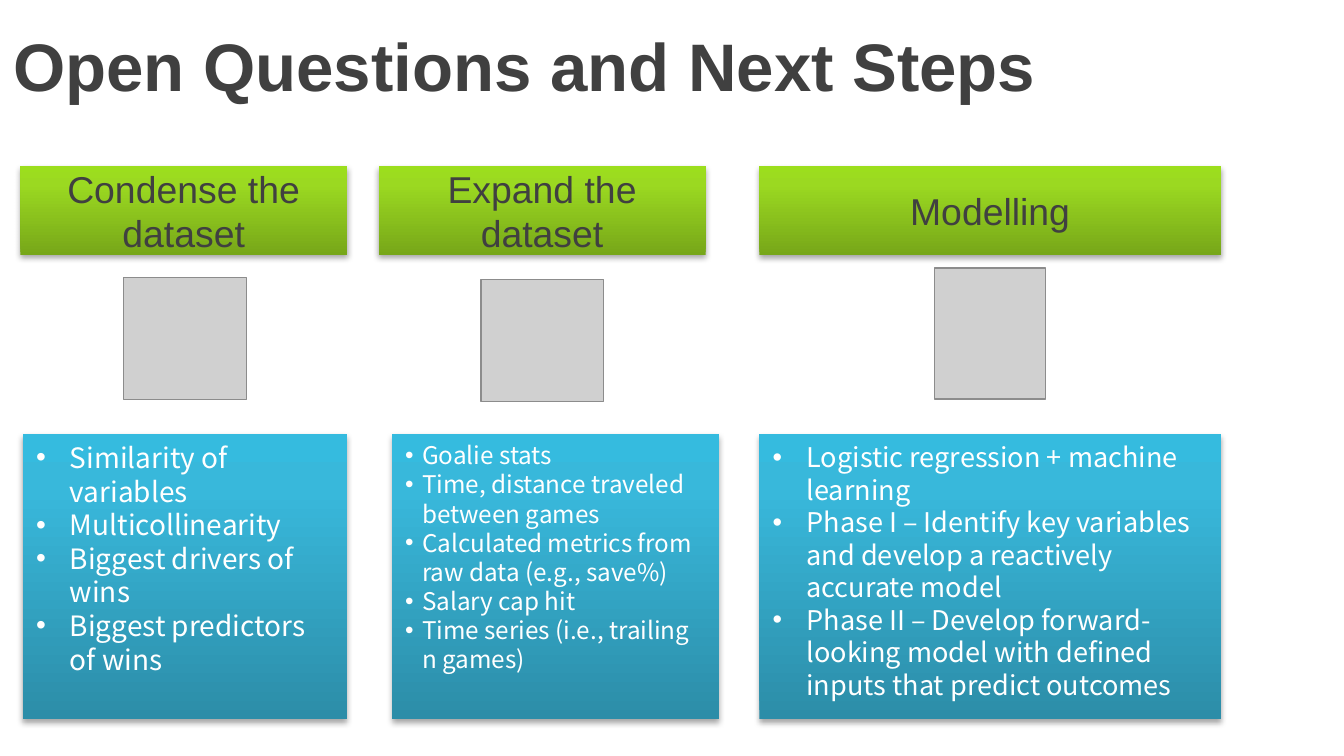
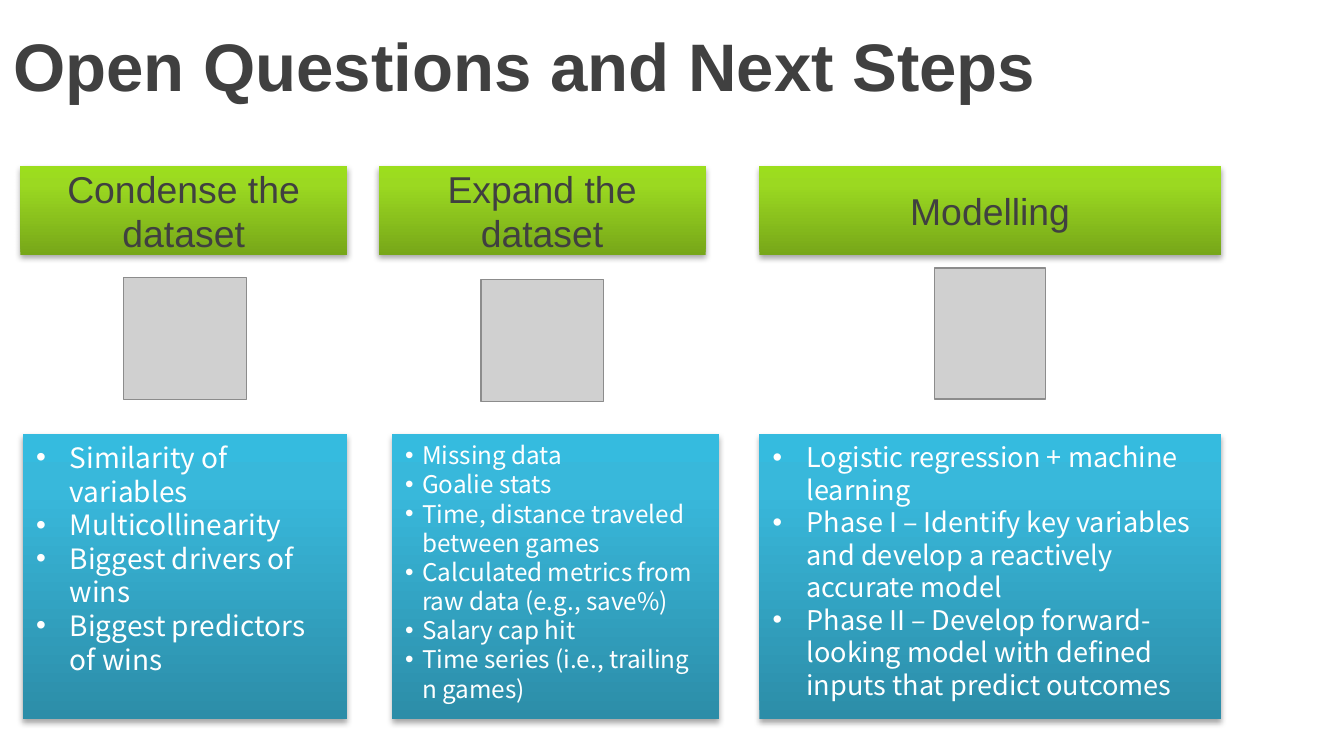
Before and after one commit to markshumka/NHL-Game-Predictor, a slide deck: slide 6 of Reports/Mark Shumka Initial Capstone Presentation.pptm. Drawn at 1344x756 pixels with LibreOffice and Linux fonts; fonts in the diff are those of the drawing; grey boxes stand for pictures; background and template pictures are left out. Boxes give left, top, right and bottom in pixels: in the first picture for what was removed or moved away, otherwise in the second. Text is boxed around its words. In the diff, an @@ line names an element or a change of style, - is before the commit and + after.

```diff
--- a/Reports/Mark Shumka Initial Capstone Presentation.pptm
+++ b/Reports/Mark Shumka Initial Capstone Presentation.pptm
@@ text in rectangle at (422, 444, 563, 470): paragraph added @@
+• Missing data
```
Also in this commit, not shown: 2 other slides changed, 1 other file.
